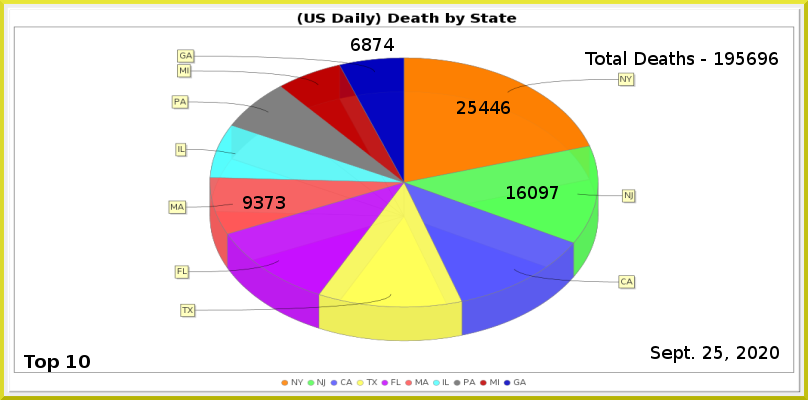
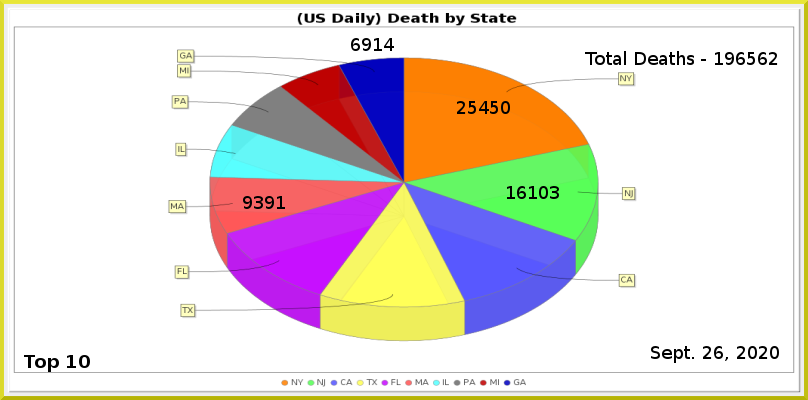
Layers edited between the first and the second 808px x 400px image:
painted on "Least" over (362, 38, 382, 51)
painted on "MA" over (265, 196, 285, 209)
painted on "NJ" over (528, 186, 559, 199)
painted on "NY" over (490, 101, 510, 114)
renamed "Total Deaths - 195696" to "Total Deaths - 196562", painted on it over (736, 52, 778, 65)
painted on "Current Date" over (714, 346, 723, 359)
painted on "Death_by_State.png" over (168, 49, 637, 342)
